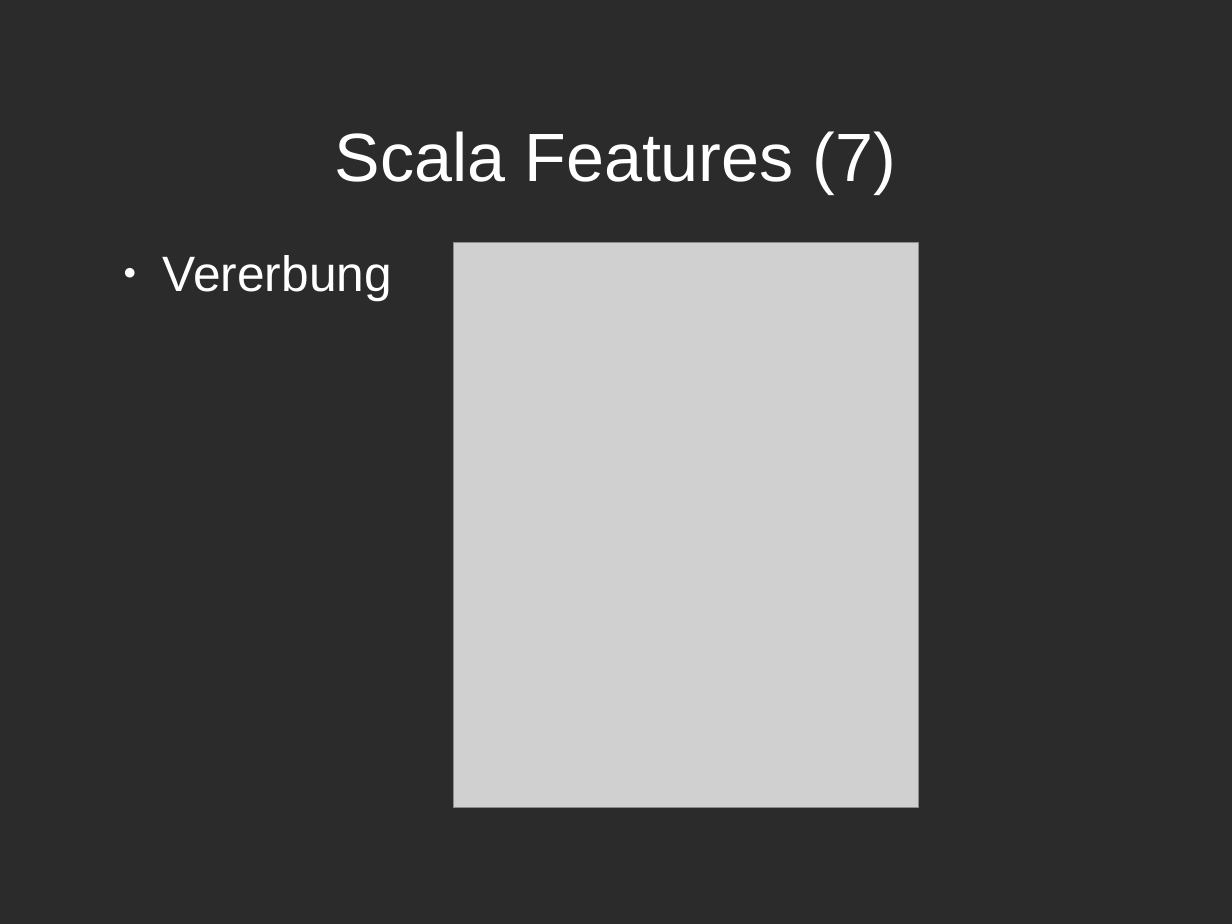
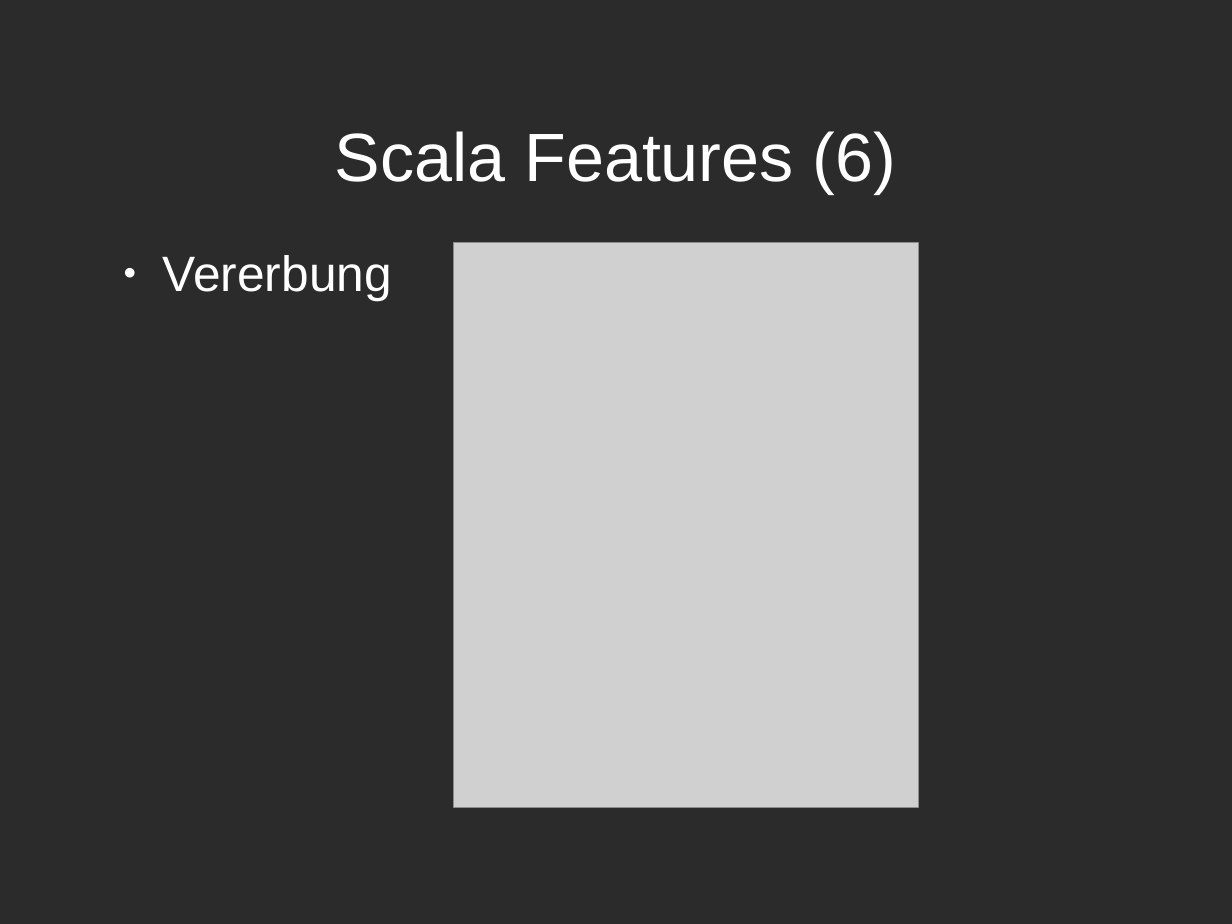
Before and after one commit to Jaykhum/dicewar, a slide deck: slide 14 of doc/Dicewars.odp (slide 15 before the commit). Drawn at 1232x924 pixels with LibreOffice and Linux fonts; fonts in the diff are those of the drawing; grey boxes stand for pictures; background and template pictures are left out; a plain dark background stands for a picture behind light text. Boxes give left, top, right and bottom in pixels: in the first picture for what was removed or moved away, otherwise in the second. Text is boxed around its words. In the diff, an @@ line names an element or a change of style, - is before the commit and + after.

```diff
--- a/doc/Dicewars.odp
+++ b/doc/Dicewars.odp
@@ title at [335,131,896,194]: text changed @@
-Scala Features (7)
+Scala Features (6)
```
Also in this commit, not shown: 8 other slides changed, 1 slide removed.
